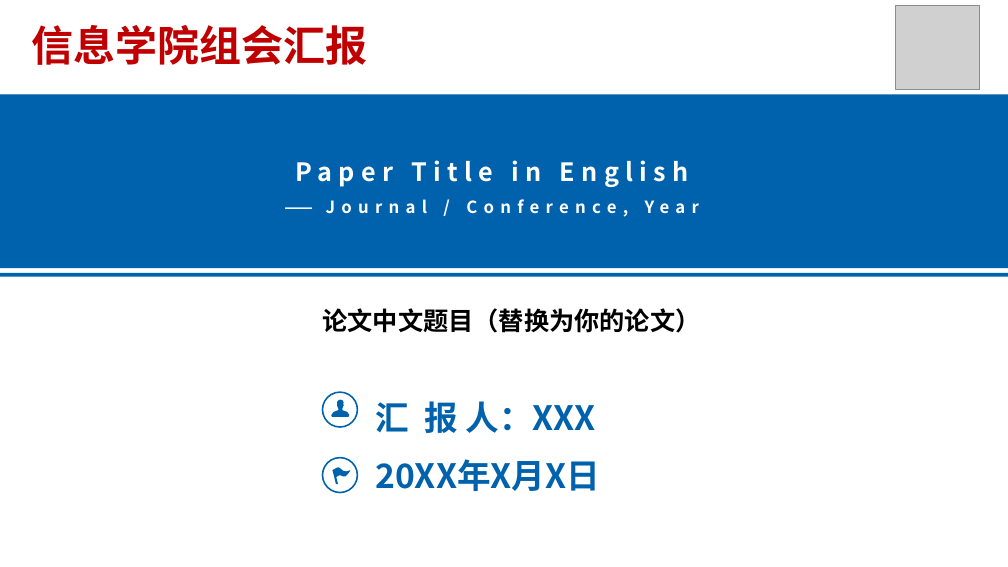
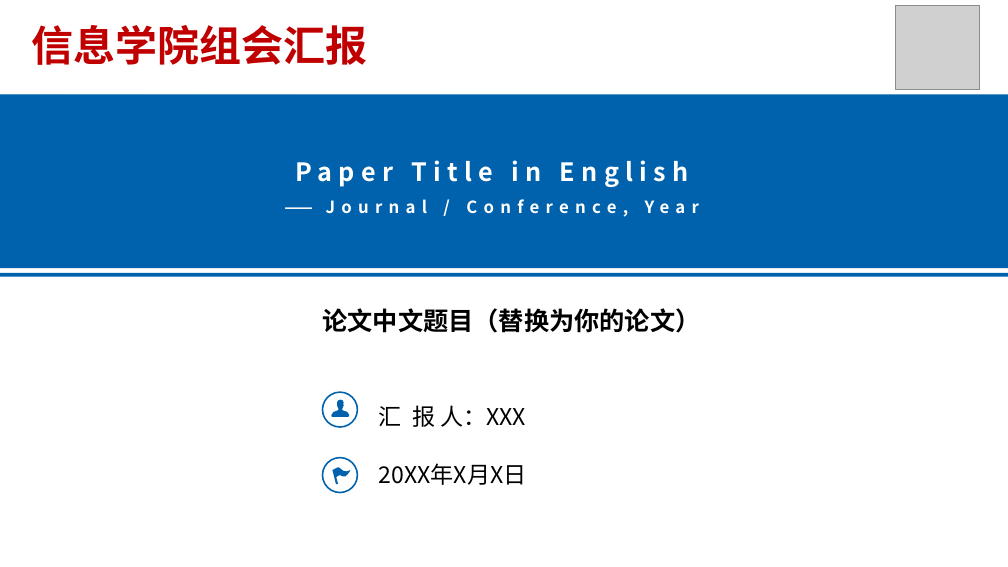
Before and after one commit to JohnJiahao/group-meeting-presentation-ppt, a slide deck: slide 1 of assets/template.pptx. Drawn at 1008x567 pixels with LibreOffice and Linux fonts; fonts in the diff are those of the drawing; grey boxes stand for pictures. Boxes give left, top, right and bottom in pixels: in the first picture for what was removed or moved away, otherwise in the second. Text is boxed around its words. In the diff, an @@ line names an element or a change of style, - is before the commit and + after.

```diff
--- a/assets/template.pptx
+++ b/assets/template.pptx
@@ text "汇 报 人：XXX" at [379,405,526,427]: size 32 to 22 pt, text colour #0062AC to #000000, bold off @@
@@ text at [375,459,600,491]: paragraph removed @@
-20XX年X月X日
@@ text added at [379,463,527,485], 22 pt, text #000000 @@
+20XX年X月X日
```
Also in this commit, not shown: 3 other files.
